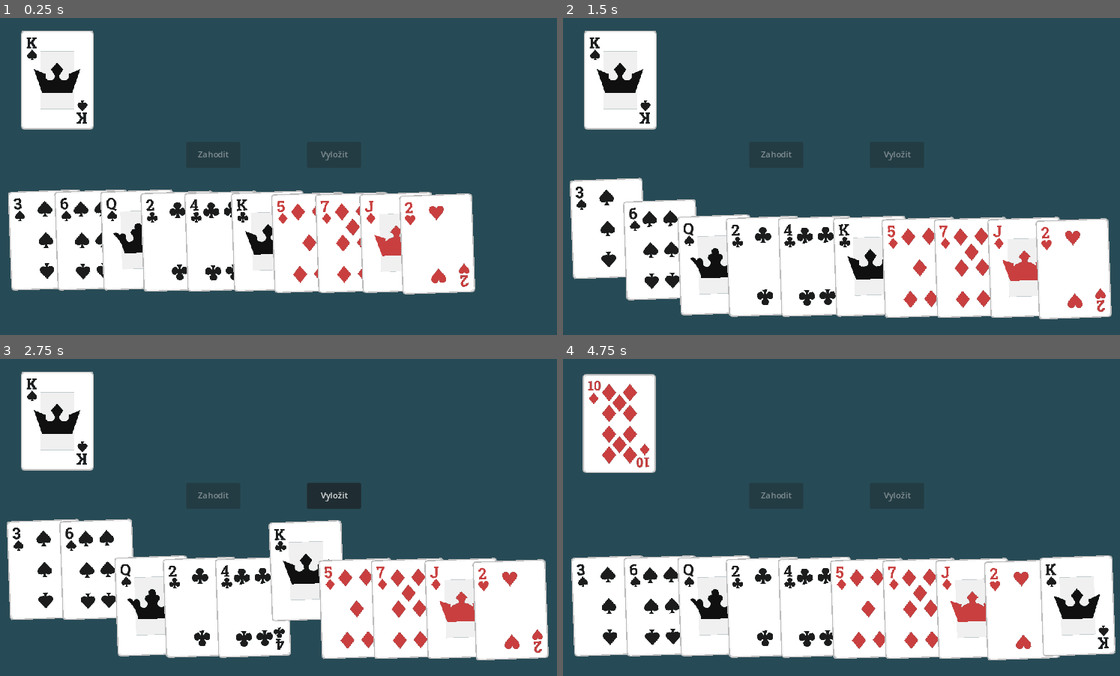
Above: before the commit, frames 1-4 (two rows, left to right).
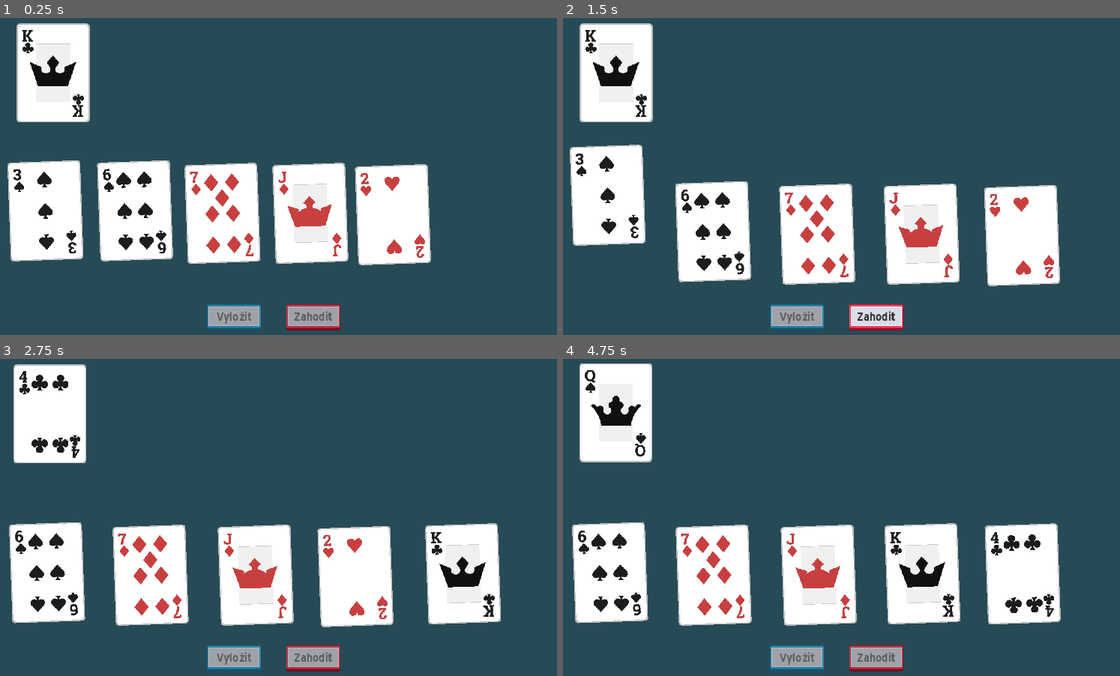
Above: after the commit, the same moments.

Repository: Rhubaruth/solo-rummy
Game: Godot game, scene res://main.tscn
Two runs of this game, one before a commit and one after it. Both use one fixed random seed, a clock stepped at 60 frames per second and the inputs below.
Inputs (mouse positions are in pixels of both pictures, inside the frame that each line leads up to):
- Up to frame 1 (0.25 s): no input
- Up to frame 2 (1.5 s): move the mouse to (613, 255) at 0.52 s; press the mouse at (613, 255) at 0.53 s; tap Enter at 1.25 s; move the mouse to (663, 255) at 1.27 s; release the mouse at (663, 255) at 1.28 s; click (663, 255) at 1.35 s
- Up to frame 3 (2.75 s): click (311, 656) at 2 s, where only the run after the commit has a clickable "Zahodit"
- Up to frame 4 (4.75 s): click (897, 495) at 2.75 s, where only the run before the commit has a clickable "Vyložit"; click (874, 656) at 3.5 s, where only the run after the commit has a clickable "Zahodit"; click (774, 495) at 4.25 s, where only the run before the commit has a clickable "Zahodit"

The runs differ from the first frame. In frame 1, 25% of the frame differs, in the area x 1-86%, y 1-99%; in frame 2, 30%; in frame 3, 29%; in frame 4, 32%, in the area x 1-100%, y 1-99%.

Commit message:
Button theme, Working retry

Diff:
--- a/Card/card.gd
+++ b/Card/card.gd
@@ -1,5 +1,5 @@
 class_name Card
-extends Container
+extends Control
 
 
 @onready var Sprite: Sprite2D = $Sprite
--- a/Card/card.tscn
+++ b/Card/card.tscn
@@ -66,17 +66,22 @@
 "Select": SubResource("Animation_c5vbp")
 }
 
-[node name="Card" type="Container" groups=["Card"]]
-custom_minimum_size = Vector2(128, 260)
+[node name="Card" type="Control" groups=["Card"]]
+custom_minimum_size = Vector2(128, 240)
+layout_mode = 3
+anchors_preset = 0
 offset_right = 128.0
-offset_bottom = 260.0
+offset_bottom = 240.0
 script = ExtResource("1_3r7l7")
 metadata/_edit_group_ = true
 
-[node name="ReferenceRect" type="ReferenceRect" parent="."]
-visible = false
-custom_minimum_size = Vector2(128, 288)
-layout_mode = 2
+[node name="Reference" type="ReferenceRect" parent="."]
+layout_mode = 1
+anchors_preset = 15
+anchor_right = 1.0
+anchor_bottom = 1.0
+grow_horizontal = 2
+grow_vertical = 2
 size_flags_horizontal = 3
 size_flags_vertical = 3
 mouse_filter = 1
--- a/board.gd
+++ b/board.gd
@@ -14,7 +14,8 @@
 @onready var meldsContainer: MeldsControl = $Melds
 @onready var handContainer: HandControl = $Hand
 @onready var animPlayer: AnimationPlayer = $Overlay/Anim
-@onready var endgameLabel: Label = $Overlay/TextLabel
+@onready var endgameLabel: Label = $Overlay/Control/TextLabel
+@onready var discardsContainer: Control = $Discards
 
 # Interactable nodes
 @onready var meldButton: MeldButton = $MeldButton
@@ -44,13 +45,13 @@
 
 	var card: Card = cardsSelected.pop_front()
 	card.set_mouse_filter(Control.MOUSE_FILTER_IGNORE)
-	card.reparent(discardButton)
-	card.move_to(Vector2(200, -500), 1.5)
+	card.reparent(discardsContainer)
+	card.move_to(Vector2.ZERO, 1.5)
 
 	var is_joker_next: bool = deckControl.draw_card()
 	if is_joker_next:
 		state = STATES.MELDING_ONLY
-		meldsContainer.check_endgame()
+		meldsContainer.check_endgame(state)
 	state_change.emit(state)
 	change_cards_selected.emit(0)
 
@@ -64,24 +65,24 @@
 			card.reparent(meldsContainer)
 			card.move_to(Vector2.ZERO)
 		cardsSelected.clear()
-		handContainer._on_child_order_changed()
 
-	if state == STATES.MELDING_ONLY or handContainer.get_child_count() < 1:
-		meldsContainer.check_endgame()
+	if state == STATES.MELDING_ONLY or handContainer.get_child_count() < 3:
+		meldsContainer.check_endgame(state)
 
 	for card in cardsSelected:
 		card.deselect(false)
 	cardsSelected.clear()
 	change_cards_selected.emit(0)
+	handContainer._on_child_order_changed()
 
 
 func _on_end_checked(win):
 	print('Win? ', win)
 
 	if win:
-		endgameLabel.text = "Výhra!"
+		endgameLabel.text = "Vyhrál/a jsi!"
 	else:
-		endgameLabel.text = "Prohra"
+		endgameLabel.text = "Prohrál/a jsi"
 	animPlayer.play("Fadeout")
 
 	pass # Replace with function body.
--- a/card_container.gd
+++ b/card_container.gd
@@ -6,6 +6,7 @@
 
 
 func _ready():
+	spacing = self.size.x / get_child_count() - CARD_WIDTH
 	_on_child_order_changed()
 
 func get_cards():
@@ -59,6 +60,7 @@
 	if get_child_count() < 1:
 		return
 
+	spacing = self.size.x / get_child_count() - CARD_WIDTH
 	for i in range(0, get_child_count()):
 		var card = get_child(i)
 		move_to_place(card, i)
--- a/main.tscn
+++ b/main.tscn
@@ -1,16 +1,62 @@
-[gd_scene load_steps=13 format=3 uid="uid://biy2th7ch5a2r"]
+[gd_scene load_steps=18 format=3 uid="uid://biy2th7ch5a2r"]
 
 [ext_resource type="Script" path="res://card_container.gd" id="1_j1ohw"]
 [ext_resource type="Script" path="res://board.gd" id="1_pvyj6"]
+[ext_resource type="Theme" uid="uid://btcuw4m5pxol4" path="res://ui_gameover.tres" id="2_505fx"]
 [ext_resource type="Script" path="res://discard_button.gd" id="2_j5pqj"]
 [ext_resource type="Script" path="res://meld_button.gd" id="2_seyna"]
 [ext_resource type="Script" path="res://deck.gd" id="2_sie3a"]
 [ext_resource type="Texture2D" uid="uid://c7poq44a7a1gq" path="res://assets/boardgamePack_v2/Vector/playingCards.svg" id="3_iqj4u"]
+[ext_resource type="Texture2D" uid="uid://cgwuxxgoa0jlw" path="res://assets/kenney_ui-pack/PNG/Blue/Default/button_rectangle_depth_border.png" id="3_ow1fn"]
+[ext_resource type="Theme" uid="uid://d16wcu82c5b3e" path="res://ui_play.tres" id="5_nm8qq"]
+[ext_resource type="Texture2D" uid="uid://fbfr8et06wta" path="res://assets/kenney_ui-pack/PNG/Red/Default/button_rectangle_depth_border.png" id="6_be4pw"]
 [ext_resource type="Script" path="res://meld_container.gd" id="8_db5cs"]
+[ext_resource type="Script" path="res://retry_button.gd" id="12_b6fdr"]
 
 [sub_resource type="StyleBoxEmpty" id="StyleBoxEmpty_quunf"]
 
 [sub_resource type="StyleBoxEmpty" id="StyleBoxEmpty_vufhf"]
+
+[sub_resource type="Animation" id="Animation_txdmy"]
+resource_name = "Fadeout"
+length = 1.2
+step = 0.05
+tracks/0/type = "value"
+tracks/0/imported = false
+tracks/0/enabled = true
+tracks/0/path = NodePath("FadeRect:color")
+tracks/0/interp = 1
+tracks/0/loop_wrap = true
+tracks/0/keys = {
+"times": PackedFloat32Array(0.1, 0.8),
+"transitions": PackedFloat32Array(1, 0.875),
+"update": 0,
+"values": [Color(0.152941, 0.294118, 0.337255, 0), Color(0.0430392, 0.0430391, 0.0430392, 0.862745)]
+}
+tracks/1/type = "value"
+tracks/1/imported = false
+tracks/1/enabled = true
+tracks/1/path = NodePath("FadeRect:visible")
+tracks/1/interp = 1
+tracks/1/loop_wrap = true
+tracks/1/keys = {
+"times": PackedFloat32Array(-0.05, 0.05),
+"transitions": PackedFloat32Array(1, 1),
+"update": 1,
+"values": [false, true]
+}
+tracks/2/type = "value"
+tracks/2/imported = false
+tracks/2/enabled = true
+tracks/2/path = NodePath("Control:position")
+tracks/2/interp = 1
+tracks/2/loop_wrap = true
+tracks/2/keys = {
+"times": PackedFloat32Array(0, 0.8),
+"transitions": PackedFloat32Array(1, 1),
+"update": 0,
+"values": [Vector2(0, -688), Vector2(0, 0)]
+}
 
 [sub_resource type="Animation" id="Animation_ug4xw"]
 length = 0.001
@@ -29,43 +75,26 @@
 tracks/1/type = "value"
 tracks/1/imported = false
 tracks/1/enabled = true
-tracks/1/path = NodePath("TextLabel:position")
+tracks/1/path = NodePath("FadeRect:visible")
 tracks/1/interp = 1
 tracks/1/loop_wrap = true
 tracks/1/keys = {
 "times": PackedFloat32Array(0),
 "transitions": PackedFloat32Array(1),
+"update": 1,
+"values": [false]
+}
+tracks/2/type = "value"
+tracks/2/imported = false
+tracks/2/enabled = true
+tracks/2/path = NodePath("Control:position")
+tracks/2/interp = 1
+tracks/2/loop_wrap = true
+tracks/2/keys = {
+"times": PackedFloat32Array(0),
+"transitions": PackedFloat32Array(1),
 "update": 0,
-"values": [Vector2(544, -88)]
-}
-
-[sub_resource type="Animation" id="Animation_txdmy"]
-resource_name = "Fadeout"
-length = 1.2
-step = 0.05
-tracks/0/type = "value"
-tracks/0/imported = false
-tracks/0/enabled = true
-tracks/0/path = NodePath("FadeRect:color")
-tracks/0/interp = 1
-tracks/0/loop_wrap = true
-tracks/0/keys = {
-"times": PackedFloat32Array(0.1, 0.75),
-"transitions": PackedFloat32Array(1, 1),
-"update": 0,
-"values": [Color(0.152941, 0.294118, 0.337255, 0), Color(0, 0, 0, 0.54902)]
-}
-tracks/1/type = "value"
-tracks/1/imported = false
-tracks/1/enabled = true
-tracks/1/path = NodePath("TextLabel:position")
-tracks/1/interp = 1
-tracks/1/loop_wrap = true
-tracks/1/keys = {
-"times": PackedFloat32Array(0.2, 1.1),
-"transitions": PackedFloat32Array(1, 0.840896),
-"update": 0,
-"values": [Vector2(544, -88), Vector2(544, 312.5)]
+"values": [Vector2(0, -688)]
 }
 
 [sub_resource type="AnimationLibrary" id="AnimationLibrary_xuo8b"]
@@ -95,50 +124,78 @@
 
 [node name="MeldButton" type="Button" parent="."]
 layout_mode = 1
-anchors_preset = 8
-anchor_left = 0.5
-anchor_top = 0.5
-anchor_right = 0.5
-anchor_bottom = 0.5
-offset_left = 64.0
-offset_top = -60.0
-offset_right = 168.0
-offset_bottom = -10.0
-grow_horizontal = 2
-grow_vertical = 2
+anchors_preset = -1
+anchor_left = -0.166667
+anchor_top = 1.0
+anchor_right = 0.833333
+anchor_bottom = 1.012
+offset_left = 640.0
+offset_top = -72.0
+offset_right = -408.0
+offset_bottom = -29.7761
+grow_horizontal = 2
+grow_vertical = 2
+theme = ExtResource("5_nm8qq")
 theme_override_styles/focus = SubResource("StyleBoxEmpty_quunf")
 disabled = true
 action_mode = 0
 text = "Vyložit"
 script = ExtResource("2_seyna")
+metadata/_edit_group_ = true
+metadata/_edit_use_anchors_ = true
+
+[node name="NinePatchRect" type="NinePatchRect" parent="MeldButton"]
+show_behind_parent = true
+layout_mode = 1
+anchors_preset = 15
+anchor_right = 1.0
+anchor_bottom = 1.0
+grow_horizontal = 2
+grow_vertical = 2
+texture = ExtResource("3_ow1fn")
 
 [node name="DiscardButton" type="Button" parent="."]
 layout_mode = 1
-anchors_preset = 8
-anchor_left = 0.5
-anchor_top = 0.5
-anchor_right = 0.5
-anchor_bottom = 0.5
-offset_left = -168.0
-offset_top = -60.0
-offset_right = -64.0
-offset_bottom = -10.0
-grow_horizontal = 2
-grow_vertical = 2
+anchors_preset = -1
+anchor_top = 1.0
+anchor_right = 1.0
+anchor_bottom = 1.0
+offset_left = 600.0
+offset_top = -72.0
+offset_right = -448.0
+offset_bottom = -22.0
+grow_horizontal = 2
+grow_vertical = 2
+theme = ExtResource("5_nm8qq")
 theme_override_styles/focus = SubResource("StyleBoxEmpty_vufhf")
 disabled = true
 action_mode = 0
 text = "Zahodit"
 script = ExtResource("2_j5pqj")
+metadata/_edit_group_ = true
+
+[node name="NinePatchRect" type="NinePatchRect" parent="DiscardButton"]
+show_behind_parent = true
+layout_mode = 1
+anchors_preset = 15
+anchor_right = 1.0
+anchor_bottom = 1.0
+grow_horizontal = 2
+grow_vertical = 2
+texture = ExtResource("6_be4pw")
 
 [node name="Deck" type="Control" parent="."]
 custom_minimum_size = Vector2(144, 194)
-anchors_preset = 0
-offset_left = 80.0
-offset_top = 48.0
-offset_right = 224.0
-offset_bottom = 242.0
+layout_mode = 1
+anchors_preset = 9
+anchor_bottom = 1.0
+offset_left = 72.0
+offset_top = 32.0
+offset_right = 216.0
+offset_bottom = -422.0
+grow_vertical = 2
 script = ExtResource("2_sie3a")
+hand_size = 5
 
 [node name="Sprite2D" type="Sprite2D" parent="Deck"]
 texture = ExtResource("3_iqj4u")
@@ -149,64 +206,111 @@
 
 [node name="Hand" type="Control" parent="." groups=["Hand"]]
 layout_mode = 1
+anchors_preset = 12
+anchor_top = 1.0
+anchor_right = 1.0
+anchor_bottom = 1.0
+offset_left = 80.0
+offset_top = -360.0
+offset_right = -80.0
+offset_bottom = -120.0
+grow_horizontal = 2
+grow_vertical = 2
+script = ExtResource("1_j1ohw")
+
+[node name="Melds" type="Control" parent="."]
+layout_mode = 1
+anchor_left = 1.0
+anchor_top = 0.012
+anchor_right = 1.0
+anchor_bottom = 1.0
+offset_left = 88.0
+offset_top = 184.224
+offset_right = 1240.0
+offset_bottom = -72.0
+grow_horizontal = 2
+grow_vertical = 2
+script = ExtResource("8_db5cs")
+
+[node name="ColorRect" type="ColorRect" parent="Melds"]
+layout_mode = 1
+anchors_preset = 9
+anchor_bottom = 1.0
+offset_right = 8.0
+grow_vertical = 2
+color = Color(0.717647, 0.278431, 0.603922, 0.556863)
+
+[node name="Discards" type="Control" parent="."]
+layout_mode = 1
+anchors_preset = 10
+anchor_right = 1.0
+offset_left = 448.0
+offset_top = -256.0
+offset_right = -384.0
+offset_bottom = -256.0
+grow_horizontal = 2
+
+[node name="Overlay" type="CanvasLayer" parent="."]
+
+[node name="Anim" type="AnimationPlayer" parent="Overlay"]
+libraries = {
+"": SubResource("AnimationLibrary_xuo8b")
+}
+
+[node name="FadeRect" type="ColorRect" parent="Overlay"]
+visible = false
+anchors_preset = 15
+anchor_right = 1.0
+anchor_bottom = 1.0
+grow_horizontal = 2
+grow_vertical = 2
+mouse_filter = 2
+color = Color(0.152941, 0.294118, 0.337255, 0)
+
+[node name="Control" type="Control" parent="Overlay"]
+layout_mode = 3
+anchors_preset = 15
+anchor_right = 1.0
+anchor_bottom = 1.0
+offset_top = -688.0
+offset_bottom = -688.0
+grow_horizontal = 2
+grow_vertical = 2
+metadata/_edit_group_ = true
+
+[node name="TextLabel" type="Label" parent="Overlay/Control"]
+layout_mode = 1
+anchors_preset = 14
+anchor_top = 0.5
+anchor_right = 1.0
+anchor_bottom = 0.5
+offset_top = -196.0
+offset_bottom = -136.0
+grow_horizontal = 2
+grow_vertical = 2
+mouse_filter = 1
+theme = ExtResource("2_505fx")
+theme_override_font_sizes/font_size = 64
+text = "Výhra!"
+horizontal_alignment = 1
+vertical_alignment = 1
+
+[node name="RetryButton" type="Button" parent="Overlay/Control"]
+layout_mode = 1
 anchors_preset = 8
 anchor_left = 0.5
 anchor_top = 0.5
 anchor_right = 0.5
 anchor_bottom = 0.5
-offset_left = -496.0
-offset_top = 28.0
-offset_right = 496.0
-offset_bottom = 218.0
-grow_horizontal = 2
-grow_vertical = 2
-script = ExtResource("1_j1ohw")
-
-[node name="Melds" type="Control" parent="."]
-layout_mode = 1
-anchors_preset = 15
-anchor_right = 1.0
-anchor_bottom = 1.0
-offset_left = 1344.0
-offset_top = 192.0
-offset_right = 1344.0
-offset_bottom = -72.0
-grow_horizontal = 2
-grow_vertical = 2
-script = ExtResource("8_db5cs")
-
-[node name="Overlay" type="CanvasLayer" parent="."]
-
-[node name="FadeRect" type="ColorRect" parent="Overlay"]
-anchors_preset = 15
-anchor_right = 1.0
-anchor_bottom = 1.0
-grow_horizontal = 2
-grow_vertical = 2
-mouse_filter = 2
-color = Color(0.152941, 0.294118, 0.337255, 0)
-
-[node name="TextLabel" type="Label" parent="Overlay"]
-anchors_preset = 8
-anchor_left = 0.5
-anchor_top = 0.5
-anchor_right = 0.5
-anchor_bottom = 0.5
-offset_left = -32.0
-offset_top = -412.0
-offset_right = 32.0
-offset_bottom = -389.0
-grow_horizontal = 2
-grow_vertical = 2
-mouse_filter = 1
-text = "Výhra!"
-horizontal_alignment = 1
-vertical_alignment = 1
-
-[node name="Anim" type="AnimationPlayer" parent="Overlay"]
-libraries = {
-"": SubResource("AnimationLibrary_xuo8b")
-}
+offset_left = -64.0
+offset_top = -36.0
+offset_right = 64.0
+offset_bottom = -5.0
+grow_horizontal = 2
+grow_vertical = 2
+theme = ExtResource("2_505fx")
+text = "Hrát znovu"
+script = ExtResource("12_b6fdr")
 
 [connection signal="change_cards_selected" from="." to="MeldButton" method="_on_selection_changed"]
 [connection signal="change_cards_selected" from="." to="DiscardButton" method="_on_selection_changed"]
@@ -215,3 +319,4 @@
 [connection signal="child_entered_tree" from="Hand" to="Hand" method="_on_child_entered_tree"]
 [connection signal="child_exiting_tree" from="Hand" to="Hand" method="_on_child_exiting_tree"]
 [connection signal="on_end_checked" from="Melds" to="." method="_on_end_checked"]
+[connection signal="pressed" from="Overlay/Control/RetryButton" to="Overlay/Control/RetryButton" method="_on_pressed"]
--- a/meld_container.gd
+++ b/meld_container.gd
@@ -53,7 +53,7 @@
 		previous_card = card
 	return true
 
-func check_endgame() -> bool:
+func check_endgame(state: STATES) -> bool:
 	var cards_left: Array[Card] = HandObj.get_cards()
 	if len(cards_left) < 1:
 		on_end_checked.emit(true)
@@ -61,6 +61,9 @@
 	elif len(cards_left) < 3:
 		on_end_checked.emit(false)
 		return true
+
+	if state != STATES.MELDING_ONLY:
+		return false
 
 	cards_left.sort_custom(_sort_cards)
 	var simple_list: Array = cards_left.map(func(x: Card): return {"value": x.value, "suit": x.suit})
--- /dev/null
+++ b/retry_button.gd
@@ -0,0 +1,6 @@
+extends Button
+
+
+func _on_pressed():
+	get_tree().reload_current_scene()
+	pass # Replace with function body.
--- /dev/null
+++ b/ui_gameover.tres
@@ -0,0 +1,26 @@
+[gd_resource type="Theme" load_steps=6 format=3 uid="uid://btcuw4m5pxol4"]
+
+[ext_resource type="FontFile" uid="uid://ituyomx2l3r1" path="res://assets/bluehighway/bluehighway/bluebold.ttf" id="1_m1u50"]
+
+[sub_resource type="StyleBoxEmpty" id="StyleBoxEmpty_pxwys"]
+
+[sub_resource type="StyleBoxEmpty" id="StyleBoxEmpty_ep6ok"]
+
+[sub_resource type="StyleBoxEmpty" id="StyleBoxEmpty_me43f"]
+
+[sub_resource type="StyleBoxEmpty" id="StyleBoxEmpty_vvby2"]
+
+[resource]
+Button/colors/font_color = Color(0.866667, 0.866667, 0.866667, 1)
+Button/colors/font_disabled_color = Color(0.362829, 0.362829, 0.362829, 0.980392)
+Button/colors/font_hover_pressed_color = Color(0.666667, 0.666667, 0.666667, 1)
+Button/colors/font_pressed_color = Color(0.666667, 0.666667, 0.666667, 1)
+Button/font_sizes/font_size = 32
+Button/fonts/font = ExtResource("1_m1u50")
+Button/styles/focus = SubResource("StyleBoxEmpty_pxwys")
+Button/styles/hover = SubResource("StyleBoxEmpty_ep6ok")
+Button/styles/normal = SubResource("StyleBoxEmpty_me43f")
+Button/styles/pressed = SubResource("StyleBoxEmpty_vvby2")
+Label/colors/font_color = Color(0.866667, 0.866667, 0.866667, 1)
+Label/font_sizes/font_size = 32
+Label/fonts/font = ExtResource("1_m1u50")
--- /dev/null
+++ b/ui_play.tres
@@ -0,0 +1,27 @@
+[gd_resource type="Theme" load_steps=6 format=3 uid="uid://d16wcu82c5b3e"]
+
+[ext_resource type="FontFile" uid="uid://ituyomx2l3r1" path="res://assets/bluehighway/bluehighway/bluebold.ttf" id="1_oarrf"]
+
+[sub_resource type="StyleBoxEmpty" id="StyleBoxEmpty_pxwys"]
+
+[sub_resource type="StyleBoxEmpty" id="StyleBoxEmpty_ep6ok"]
+
+[sub_resource type="StyleBoxEmpty" id="StyleBoxEmpty_me43f"]
+
+[sub_resource type="StyleBoxEmpty" id="StyleBoxEmpty_vvby2"]
+
+[resource]
+Button/colors/font_color = Color(0.2, 0.2, 0.2, 1)
+Button/colors/font_disabled_color = Color(0.362829, 0.362829, 0.362829, 0.980392)
+Button/colors/font_focus_color = Color(0.2, 0.2, 0.2, 1)
+Button/colors/font_hover_color = Color(0.2, 0.2, 0.2, 1)
+Button/colors/font_hover_pressed_color = Color(0.329159, 0.329158, 0.329158, 1)
+Button/colors/font_pressed_color = Color(0.329159, 0.329158, 0.329158, 1)
+Button/font_sizes/font_size = 28
+Button/fonts/font = ExtResource("1_oarrf")
+Button/styles/focus = SubResource("StyleBoxEmpty_pxwys")
+Button/styles/hover = SubResource("StyleBoxEmpty_ep6ok")
+Button/styles/normal = SubResource("StyleBoxEmpty_me43f")
+Button/styles/pressed = SubResource("StyleBoxEmpty_vvby2")
+Label/font_sizes/font_size = 32
+Label/fonts/font = ExtResource("1_oarrf")
Not shown, added: assets/bluehighway/bluehighway/READ_ME.TXT
Binary file added: assets/bluehighway/bluehighway/bluebold.ttf
Binary file added: assets/bluehighway/bluehighway/bluecond.ttf
Binary file added: assets/bluehighway/bluehighway/bluehigh.ttf
Not shown, added: assets/bluehighway/bluehighwaylinocut/READ_ME.TXT
Binary file added: assets/bluehighway/bluehighwaylinocut/bluehigl.ttf
Not shown, added: assets/kenney_ui-pack/License.txt
Binary file added: assets/kenney_ui-pack/PNG/Blue/Default/button_rectangle_border.png
Binary file added: assets/kenney_ui-pack/PNG/Blue/Default/button_rectangle_depth_border.png
Binary file added: assets/kenney_ui-pack/PNG/Blue/Default/button_rectangle_depth_flat.png
Binary file added: assets/kenney_ui-pack/PNG/Blue/Default/button_rectangle_depth_gloss.png
Binary file added: assets/kenney_ui-pack/PNG/Blue/Default/button_rectangle_depth_gradient.png
(and 21 more such lines)
